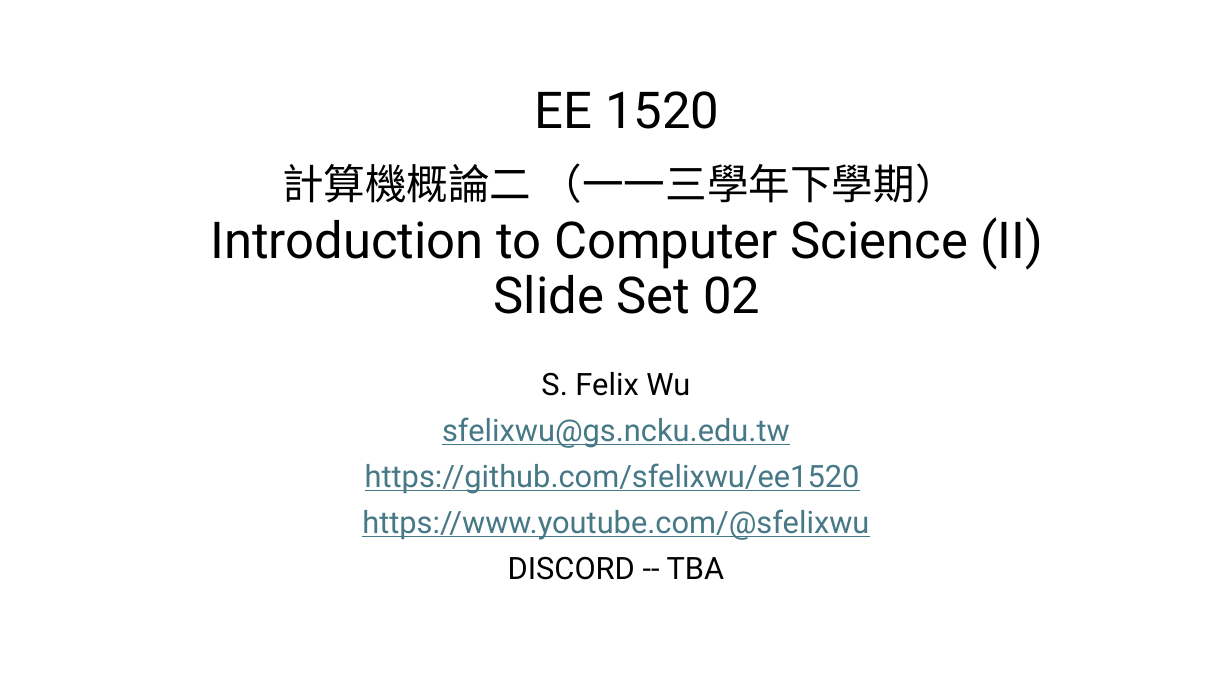
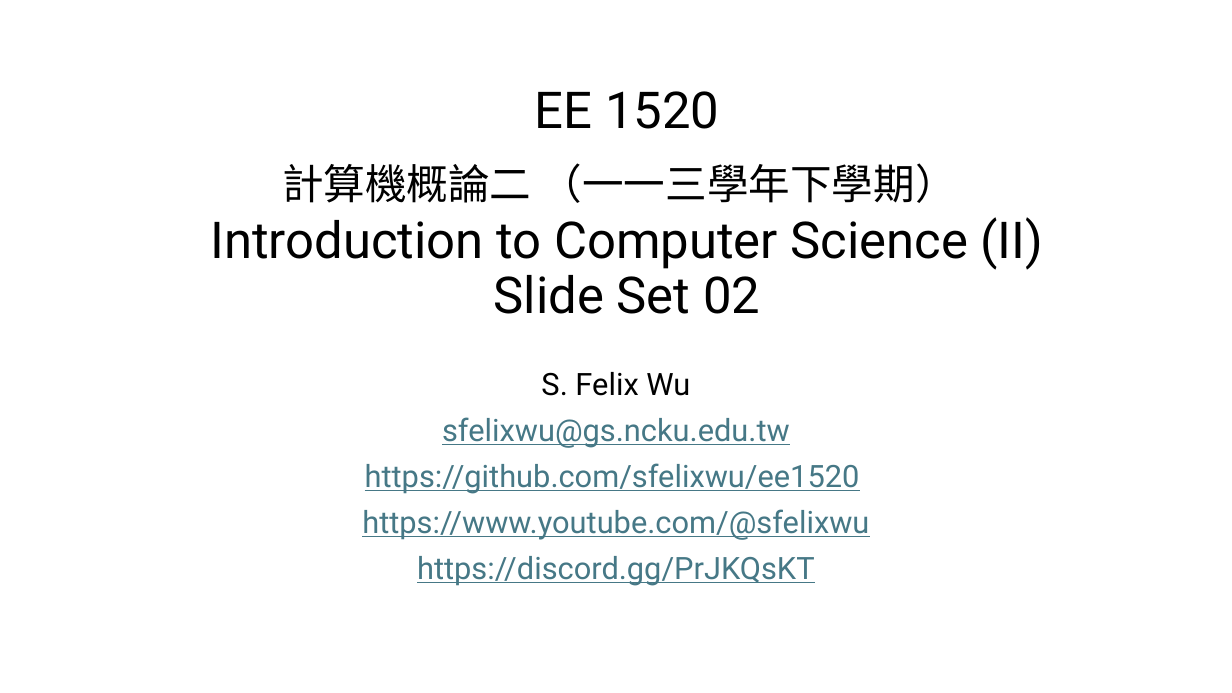
Before and after one commit to sfelixwu/ee1520, a slide deck: slide 1 of NCKU_CSII_002.pptx. Drawn at 1232x693 pixels with LibreOffice and Linux fonts; fonts in the diff are those of the drawing. Boxes give left, top, right and bottom in pixels: in the first picture for what was removed or moved away, otherwise in the second. Text is boxed around its words. In the diff, an @@ line names an element or a change of style, - is before the commit and + after.

```diff
--- a/NCKU_CSII_002.pptx
+++ b/NCKU_CSII_002.pptx
@@ subtitle at <box>417,556,815,586</box>: text changed; text colour #000000 to #467886 @@
-DISCORD -- TBA
+https://discord.gg/PrJKQsKT
```
Also in this commit, not shown: 3 other slides changed, 1 other file.
